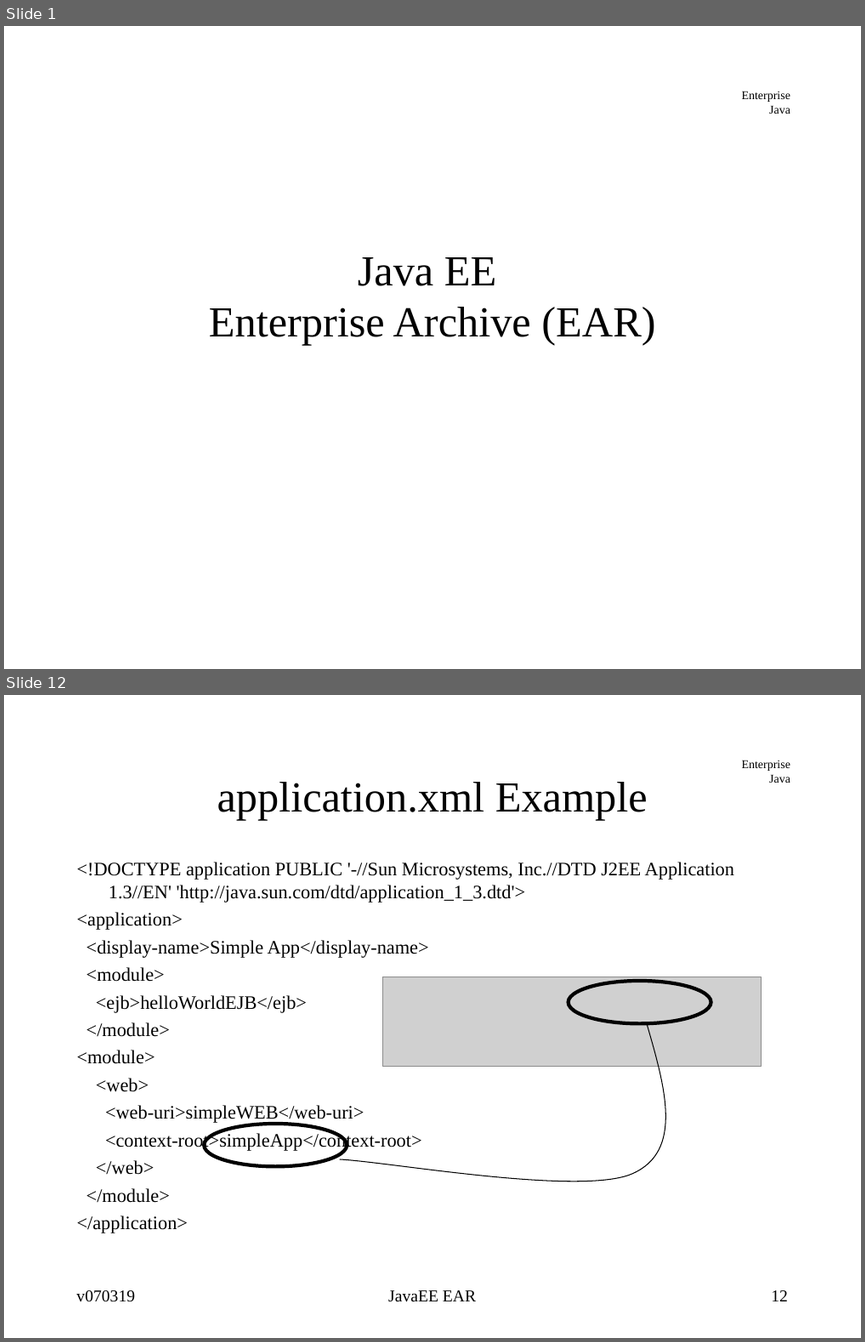
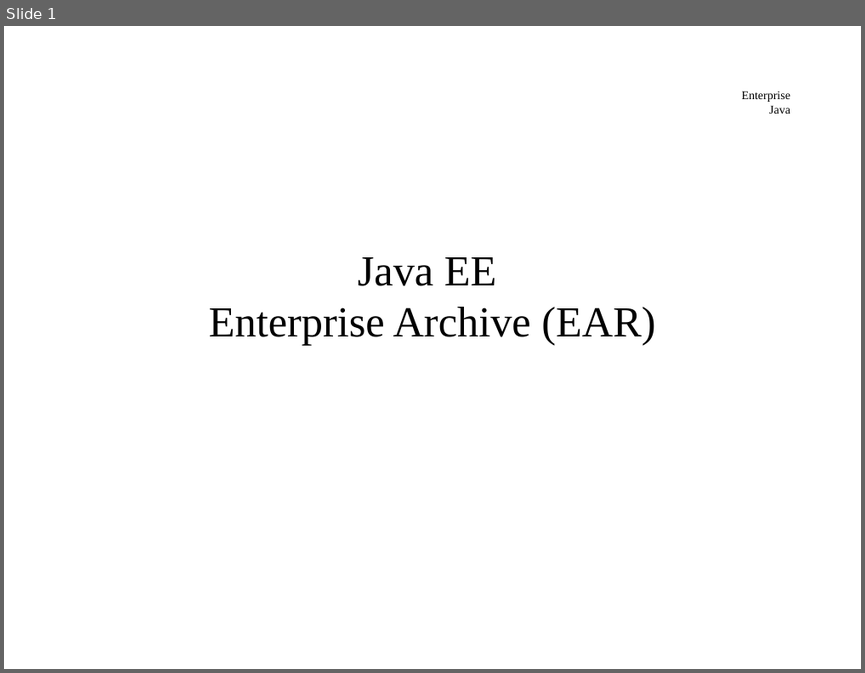
Before and after one commit to jcstaff/ejava-javaee, a slide deck: course-docs/src/site/resources/lectures/javaeeEAR.ppt. Shown one above the other, each under a label of ours: slides 1 and 12 before the commit, slide 1 after it; the slides between them are not shown. The pictures are 865x1342 and 865x673 pixels, drawn with LibreOffice and Linux fonts; fonts in the diff are those of the drawing; grey boxes stand for pictures. Boxes give left, top, right and bottom in pixels: in the first picture for what was removed or moved away, otherwise in the second. Text is boxed around its words. In the diff, an @@ line names an element or a change of style, - is before the commit and + after.

```diff
--- a/course-docs/src/site/resources/lectures/javaeeEAR.ppt
+++ b/course-docs/src/site/resources/lectures/javaeeEAR.ppt
@@ slide 12 removed at <box>4,695,861,1338</box>, background #FFFFFF; not listed: 1 template element that a slide beside it also shows @@
@@ title removed at <box>217,782,647,821</box> @@
-application.xml Example
@@ text removed at <box>77,862,734,1233</box> @@
-<!DOCTYPE application PUBLIC '-//Sun Microsystems, Inc.//DTD J2EE Application 1.3//EN' 'http://java.sun.com/dtd/application_1_3.dtd'>
-<application>
-<display-name>Simple App</display-name>
-<module>
-<ejb>helloWorldEJB</ejb>
-</module>
-<module>
-<web>
-<web-uri>simpleWEB</web-uri>
-<context-root>simpleApp</context-root>
-</web>
-</module>
-</application>
@@ picture removed at <box>383,977,761,1066</box> @@
@@ ellipse removed at <box>568,981,711,1023</box> @@
@@ freeform shape removed at <box>340,1023,683,1196</box> @@
@@ ellipse removed at <box>204,1123,347,1166</box> @@
@@ text removed at <box>76,1290,135,1302</box> @@
-v070319
@@ text removed at <box>388,1290,476,1302</box> @@
-JavaEE EAR
@@ page number removed at <box>771,1290,788,1301</box> @@
-12
```
Also in this commit, not shown: 17 slides changed, 9 slides added, 7 other files.
